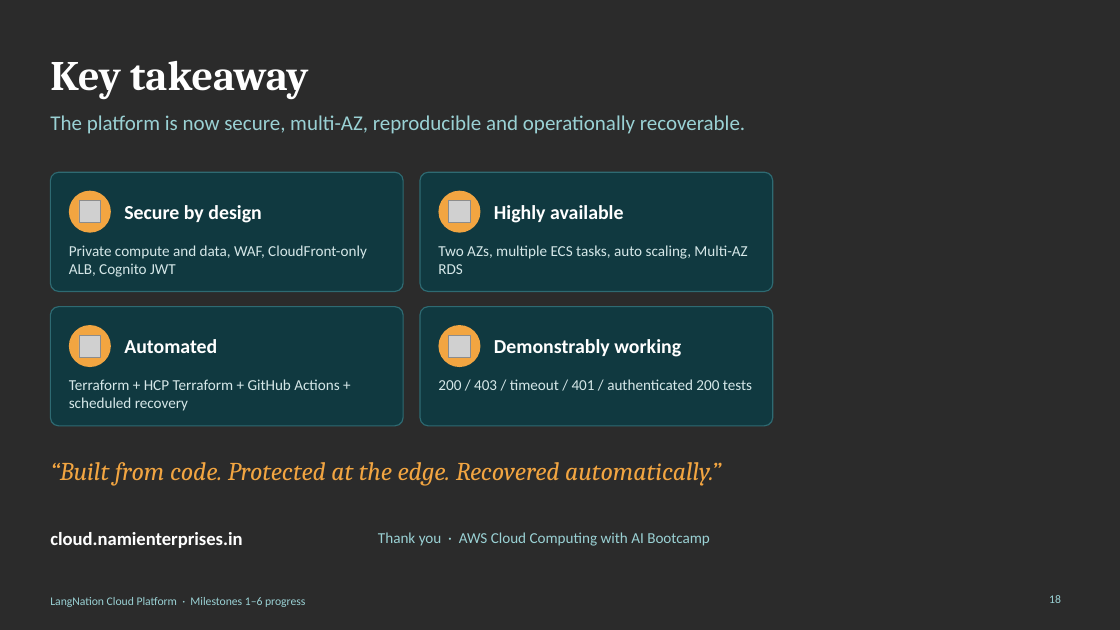
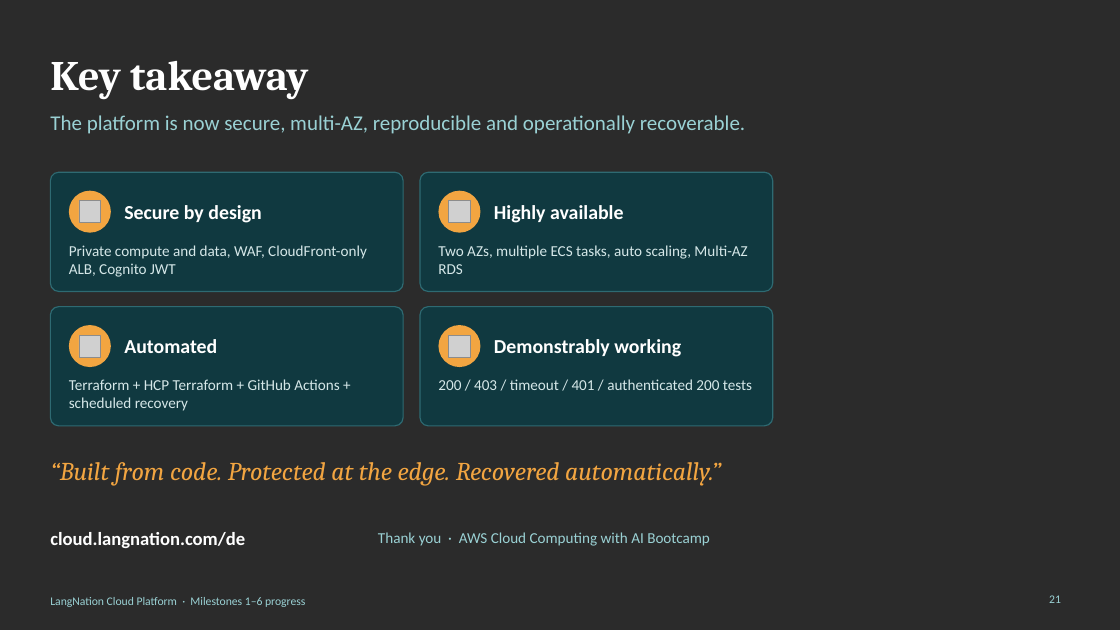
Before and after one commit to sheikhseraj/langnation-cloud-platform, a slide deck: slide 21 of docs/presentation/LangNation_M1-M6_Monday_Presentation.pptx (slide 18 before the commit). Drawn at 1120x630 pixels with LibreOffice and Linux fonts; fonts in the diff are those of the drawing; grey boxes stand for pictures; background and template pictures are left out; a plain dark background stands for a picture behind light text. Boxes give left, top, right and bottom in pixels: in the first picture for what was removed or moved away, otherwise in the second. Text is boxed around its words. In the diff, an @@ line names an element or a change of style, - is before the commit and + after.

```diff
--- a/docs/presentation/LangNation_M1-M6_Monday_Presentation.pptx
+++ b/docs/presentation/LangNation_M1-M6_Monday_Presentation.pptx
@@ text at [50, 532, 245, 548]: text changed @@
-cloud.namienterprises.in
+cloud.langnation.com/de
@@ page number at [1049, 595, 1061, 603]: text changed @@
-18
+21
```
Also in this commit, not shown: 10 other slides changed, 4 slides added, 1 other file.
